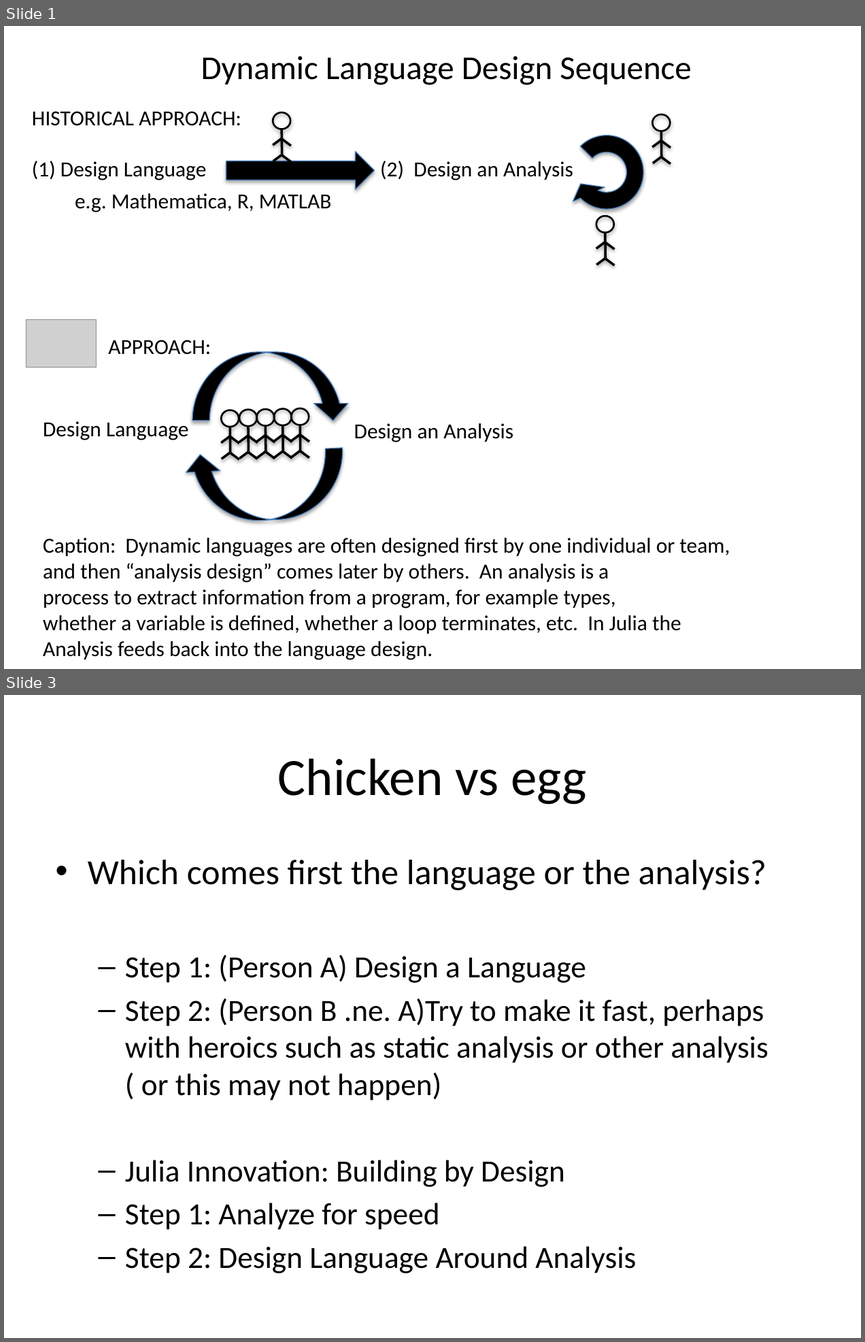
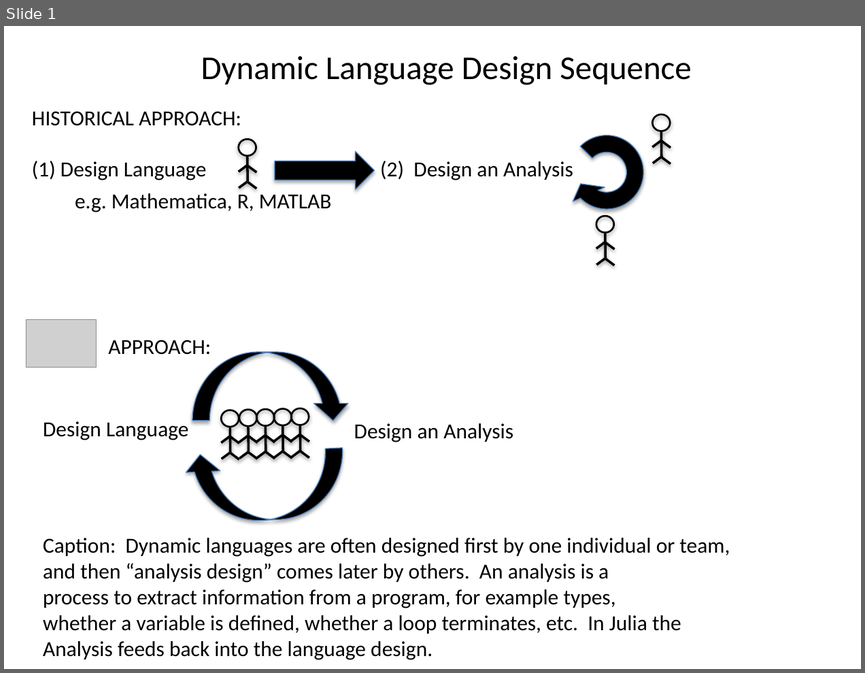
Before and after one commit to jiahao/julia-paper-arrays, a slide deck: array paper.pptx. Shown one above the other, each under a label of ours: slides 1 and 3 before the commit, slide 1 after it; the slides between them are not shown. The pictures are 865x1342 and 865x673 pixels, drawn with LibreOffice and Linux fonts; fonts in the diff are those of the drawing; grey boxes stand for pictures. Boxes give left, top, right and bottom in pixels: in the first picture for what was removed or moved away, otherwise in the second. Text is boxed around its words. In the diff, an @@ line names an element or a change of style, - is before the commit and + after.

```diff
--- a/array paper.pptx
+++ b/array paper.pptx
@@ slide 3 removed at <box>4,695,861,1338</box>, background #FFFFFF @@
@@ title removed at <box>278,758,586,804</box> @@
-Chicken vs egg
@@ text removed at <box>88,860,768,1273</box> @@
-• Which comes first the language or the analysis?
-  – Step 1: (Person A) Design a Language
-  – Step 2: (Person B .ne. A)Try to make it fast, perhaps with heroics such as static analysis or other analysis ( or this may not happen)
-  – Julia Innovation: Building by Design
-  – Step 1: Analyze for speed
-  – Step 2: Design Language Around Analysis
@@ slide 1 changed as well @@
@@ right arrow: place and size @@
-right arrow at <box>226,151,374,189</box>
+right arrow at <box>275,151,374,189</box>
@@ 5 lines, 1 ellipse: place and size @@
-5 lines, 1 ellipse at <box>273,112,291,161</box>
+5 lines, 1 ellipse at <box>239,139,257,189</box>
```
Also in this commit, not shown: 2 other slides changed, 1 other slide removed.
